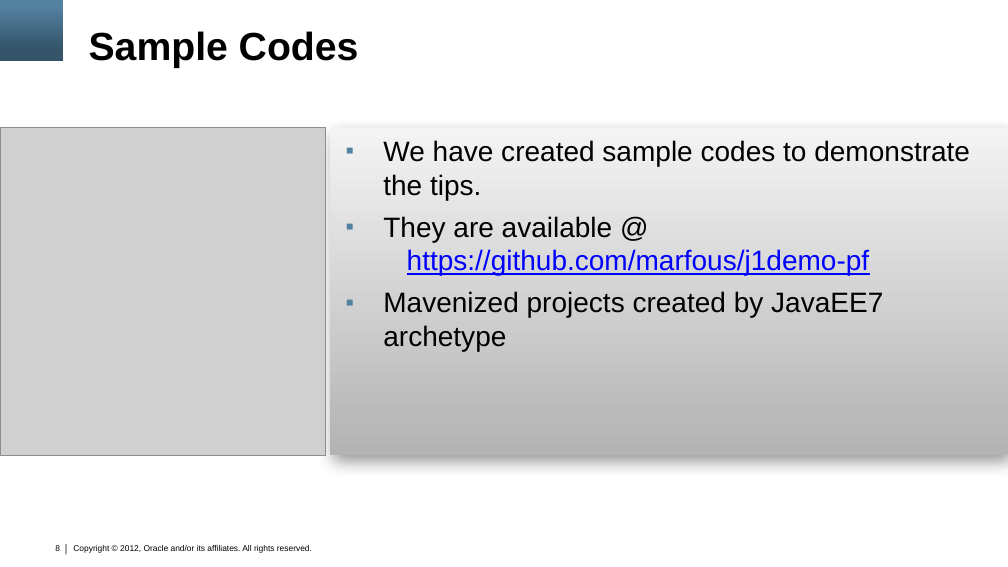
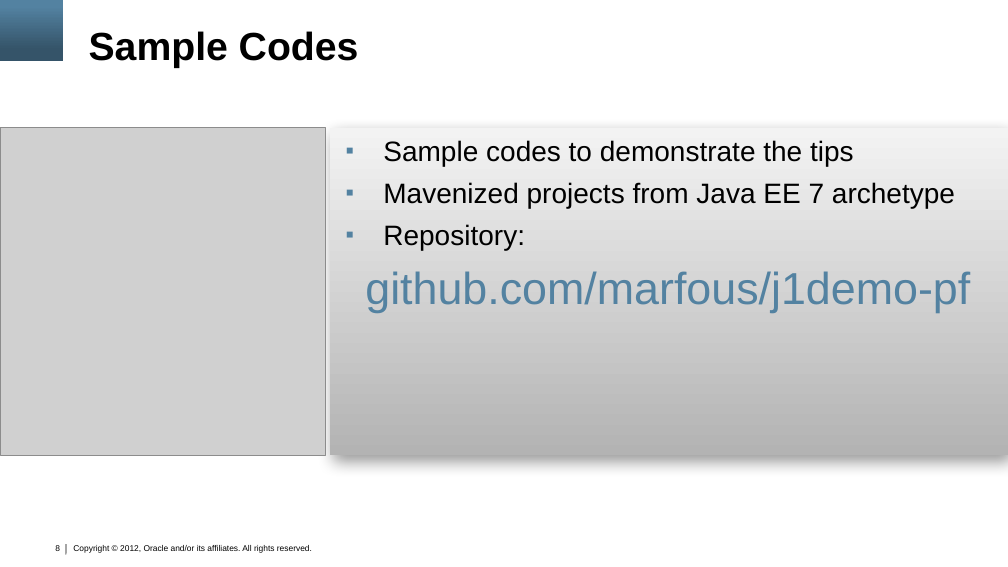
Before and after one commit to marfous/j1demo-pf, a slide deck: slide 8 of con3638.pptx. Drawn at 1008x567 pixels with LibreOffice and Linux fonts; fonts in the diff are those of the drawing; grey boxes stand for pictures; background and template pictures are left out. Boxes give left, top, right and bottom in pixels: in the first picture for what was removed or moved away, otherwise in the second. Text is boxed around its words. In the diff, an @@ line names an element or a change of style, - is before the commit and + after.

```diff
--- a/con3638.pptx
+++ b/con3638.pptx
@@ text at box(365, 140, 970, 313): text changed @@
-▪ We have created sample codes to demonstrate the tips.
-▪ They are available @
-  https://github.com/marfous/j1demo-pf
-▪ Mavenized projects created by JavaEE7 archetype
+▪ Sample codes to demonstrate the tips
+▪ Mavenized projects from Java EE 7 archetype
+▪ Repository:
+github.com/marfous/j1demo-pf
```
Also in this commit, not shown: 5 other slides changed.
